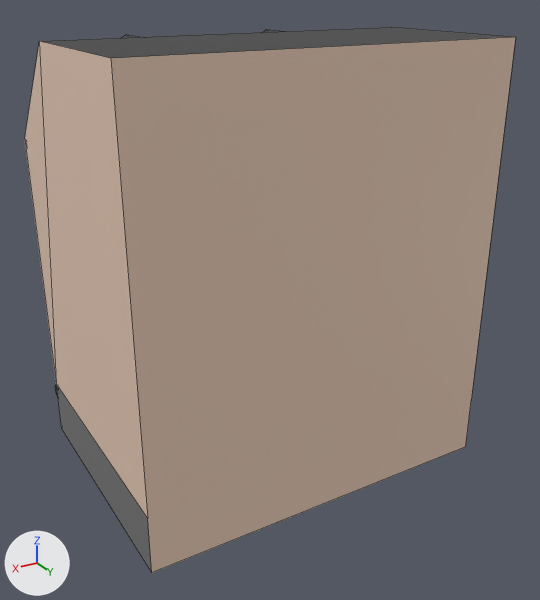
The OBJ model res/models/Buildings/Normal/NormalSquereBeige.obj, before and after one commit.
One viewpoint serves both versions: a camera (50 mm lens) standing at (6.75, 11.68, 8.96) and looking at (-0.27, -0.02, 3.11). Every picture has the same lights, and +X, +Y and +Z are marked at lower left. Mesh edges are drawn as thin lines. Where no turn or scale is listed for an object, it has been applied to the vertices.

Objects in the first picture: 'ZwyklayKwadratowyBezowy'.
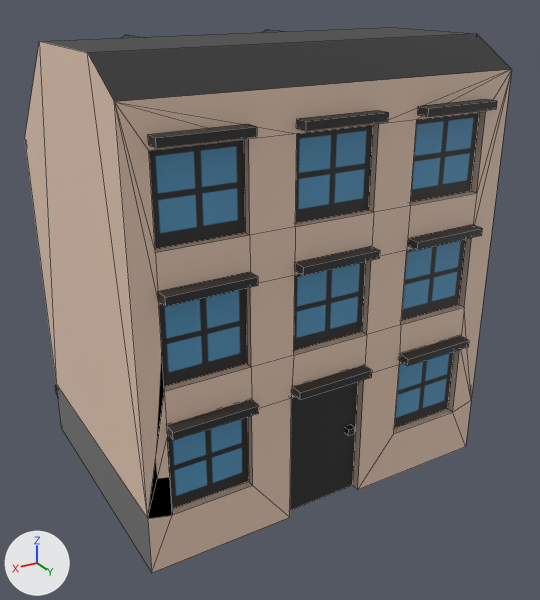
What the commit changed:
me_zwyklaykwadratowybezowy is used by ob_zwyklaykwadratowybezowy; location (0.0, 0.0, 0.0).
me_zwyklaykwadratowybezowy had 178 vertices, 138 faces and spanned x -3.5..3.5, y -4.03..2.5, z 0.0..8.07.
me_zwyklaykwadratowybezowy now has 332 vertices, 269 faces and spans x -3.5..3.5, y -4.03..2.74, z 0.0..8.07.
me_zwyklaykwadratowybezowy part 1: the loose piece of 8 vertices spanning x 1.49..2.98, y -2.74..-2.47, z 3.32..3.45 is copied, and the copy is scaled about its middle by (-1, -0.946, 1), then moved by (0.1, 5.22, 3.65); it spans x 1.59..3.08, y 2.49..2.74, z 6.97..7.1.
me_zwyklaykwadratowybezowy part 2: the loose piece of 8 vertices spanning x -0.79..0.7, y -2.74..-2.47, z 3.32..3.45 is copied, and the copy is scaled about its middle by (-1, -0.946, 1), then moved by (0.1, 5.22, 3.65); it spans x -0.7..0.79, y 2.49..2.74, z 6.97..7.1.
me_zwyklaykwadratowybezowy part 3: the loose piece of 8 vertices spanning x -3.08..-1.59, y -2.74..-2.47, z 3.32..3.45 is copied, and the copy is scaled about its middle by (-1, -0.946, 1), then moved by (0.1, 5.22, 3.65); it spans x -2.98..-1.49, y 2.49..2.74, z 6.97..7.1.
me_zwyklaykwadratowybezowy part 4: the loose piece of 8 vertices spanning x 1.49..2.98, y -2.74..-2.47, z 3.32..3.45 is copied, and the copy is scaled about its middle by (-1, -0.946, 1), then moved by (0.1, 5.22, 1.45); it spans x 1.59..3.08, y 2.49..2.74, z 4.77..4.91.
me_zwyklaykwadratowybezowy part 5: the loose piece of 8 vertices spanning x -0.79..0.7, y -2.74..-2.47, z 3.32..3.45 is copied, and the copy is scaled about its middle by (-1, -0.946, 1), then moved by (0.1, 5.22, 1.45); it spans x -0.7..0.79, y 2.49..2.74, z 4.77..4.91.
me_zwyklaykwadratowybezowy part 6: the loose piece of 8 vertices spanning x -3.08..-1.59, y -2.74..-2.47, z 3.32..3.45 is copied, and the copy is scaled about its middle by (-1, -0.946, 1), then moved by (0.1, 5.22, 1.45); it spans x -2.98..-1.49, y 2.49..2.74, z 4.77..4.91.
me_zwyklaykwadratowybezowy part 7: the loose piece of 8 vertices spanning x 2.77..2.91, y -2.44..-2.31, z 2.06..2.18 is copied, and the copy is scaled about its middle by (-10.3, -2.02, 1.1), then moved by (-0.5, 4.97, 0.51); it spans x 1.59..3.08, y 2.47..2.73, z 2.56..2.7.
me_zwyklaykwadratowybezowy part 8: the loose piece of 8 vertices spanning x -3.08..-1.59, y -2.75..-2.5, z 5.6..5.74 is copied, and the copy is scaled about its middle by (-1, -1.06, 1), then moved by (0.09, 5.22, -3.04); it spans x -3.0..-1.51, y 2.47..2.73, z 2.56..2.7.
me_zwyklaykwadratowybezowy part 9: the loose piece of 8 vertices spanning x 2.77..2.91, y -2.44..-2.31, z 2.06..2.18 is copied, and the copy is scaled about its middle by (-10.3, -2.02, 1.1), then moved by (-2.78, 4.97, 0.51); it spans x -0.68..0.81, y 2.47..2.73, z 2.56..2.7.
me_zwyklaykwadratowybezowy part 10: the loose piece of 8 vertices spanning x -0.79..0.7, y -2.74..-2.47, z 3.32..3.45 is copied, and the copy is scaled about its middle by (-0.097, -0.494, 0.908), then moved by (-0.49, 4.97, -2.06); it spans x -0.61..-0.47, y 2.3..2.44, z 1.27..1.39.
me_zwyklaykwadratowybezowy part 11: 2 vertices removed from x -3.5..3.5, y 2.5, z 8.07; 76 vertices added at x -3.5..3.5, y 1.62..2.5, z 0.0..8.07.

Boxes (x1, y1, x2, y2) around the edits, measured in the pictures (540 x 600 px):
'ZwyklayKwadratowyBezowy', reshaped: before (25, 27, 515, 573); after (25, 27, 512, 573)
part 1 of me_zwyklaykwadratowybezowy, added (black): after (148, 124, 257, 148)
part 2 of me_zwyklaykwadratowybezowy, added (black): after (297, 110, 389, 131)
part 3 of me_zwyklaykwadratowybezowy, added (black): after (418, 99, 497, 117)
part 4 of me_zwyklaykwadratowybezowy, added (black): after (158, 272, 258, 306)
part 5 of me_zwyklaykwadratowybezowy, added (black): after (295, 246, 380, 275)
part 6 of me_zwyklaykwadratowybezowy, added (black): after (408, 225, 482, 250)
part 7 of me_zwyklaykwadratowybezowy, added (black): after (167, 399, 259, 440)
part 8 of me_zwyklaykwadratowybezowy, added (black): after (399, 335, 469, 366)
part 9 of me_zwyklaykwadratowybezowy, added (black): after (292, 365, 372, 400)
part 10 of me_zwyklaykwadratowybezowy, added: after (345, 425, 355, 436)
part 11 of me_zwyklaykwadratowybezowy, built on: before (40, 32, 515, 573); after (40, 32, 512, 573)
